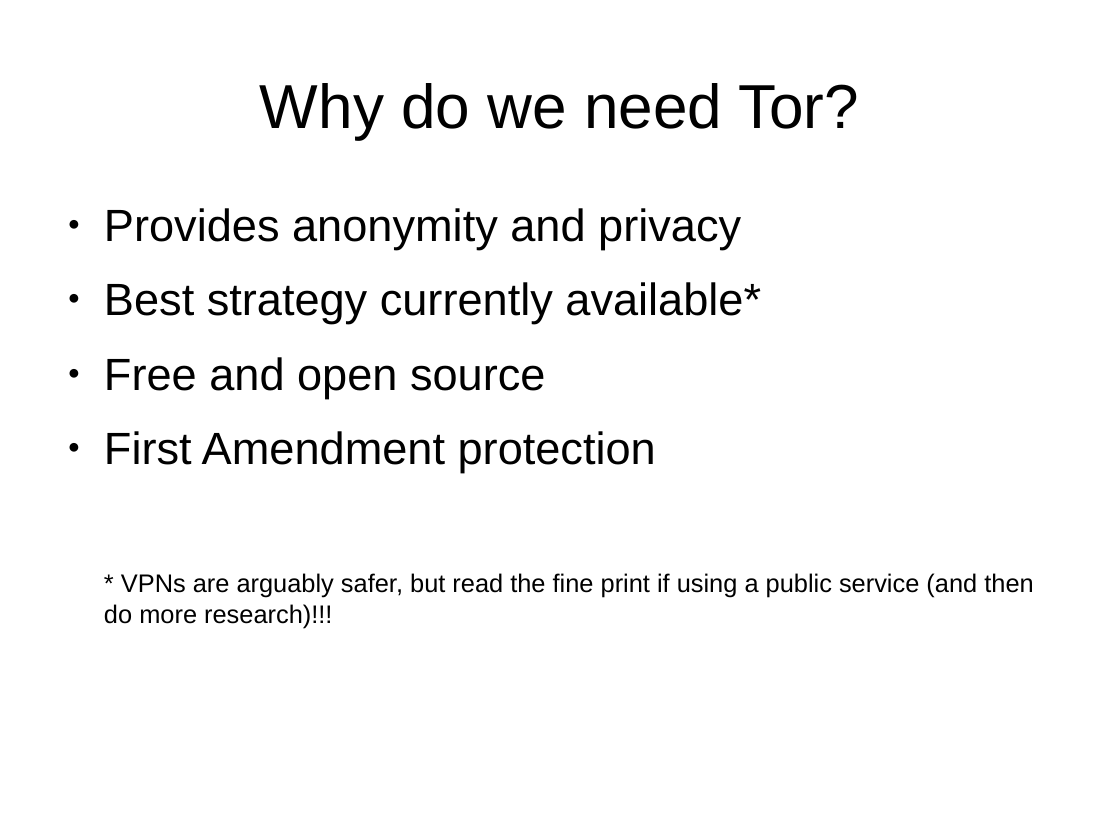
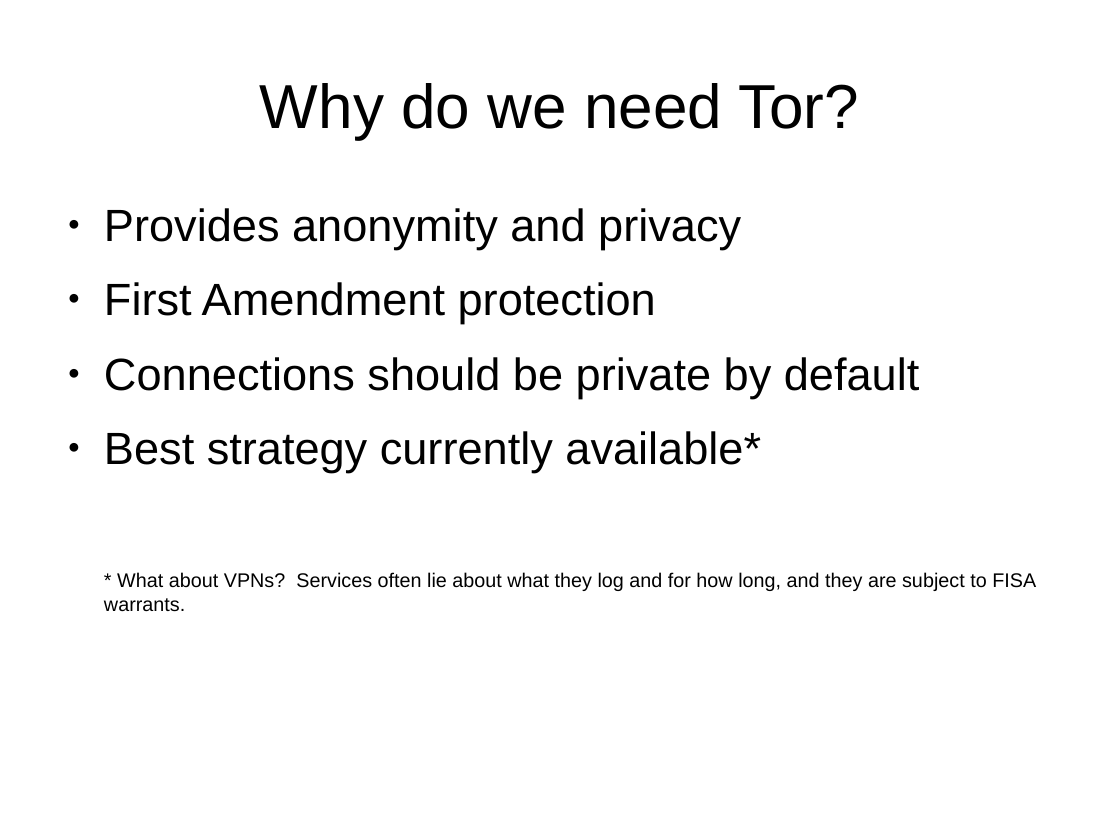
Before and after one commit to btoll/benjamintoll.com, a slide deck: slide 11 of static/talks/tor.odp (slide 3 before the commit). Drawn at 1120x840 pixels with LibreOffice and Linux fonts; fonts in the diff are those of the drawing. Boxes give left, top, right and bottom in pixels: in the first picture for what was removed or moved away, otherwise in the second. Text is boxed around its words. In the diff, an @@ line names an element or a change of style, - is before the commit and + after.

```diff
--- a/static/talks/tor.odp
+++ b/static/talks/tor.odp
@@ text at (104, 282, 919, 398): paragraphs added @@
+● First Amendment protection
+● Connections should be private by default
@@ text at (104, 572, 1036, 612): text changed; size 18 to 14 pt @@
-● Free and open source
-● First Amendment protection
-* VPNs are arguably safer, but read the fine print if using a public service (and then do more research)!!!
+* What about VPNs? Services often lie about what they log and for how long, and they are subject to FISA warrants.
```
Also in this commit, not shown: 8 other slides changed, 25 slides added, 2 slides removed, 1 other file.
